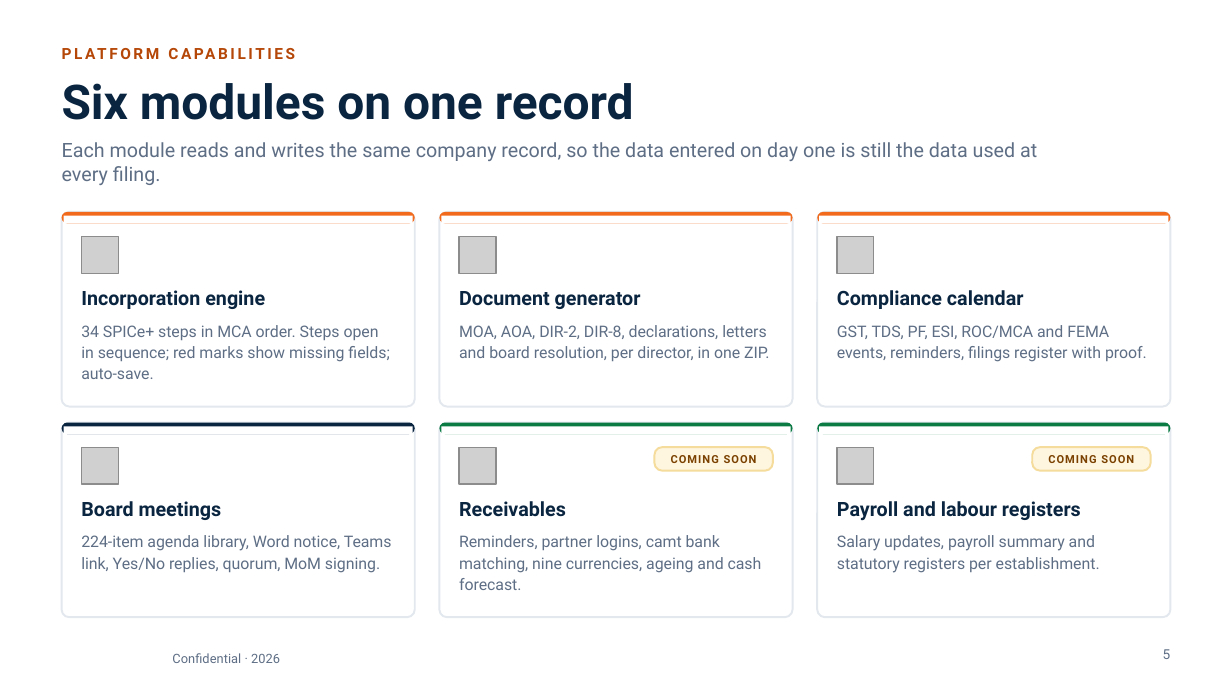
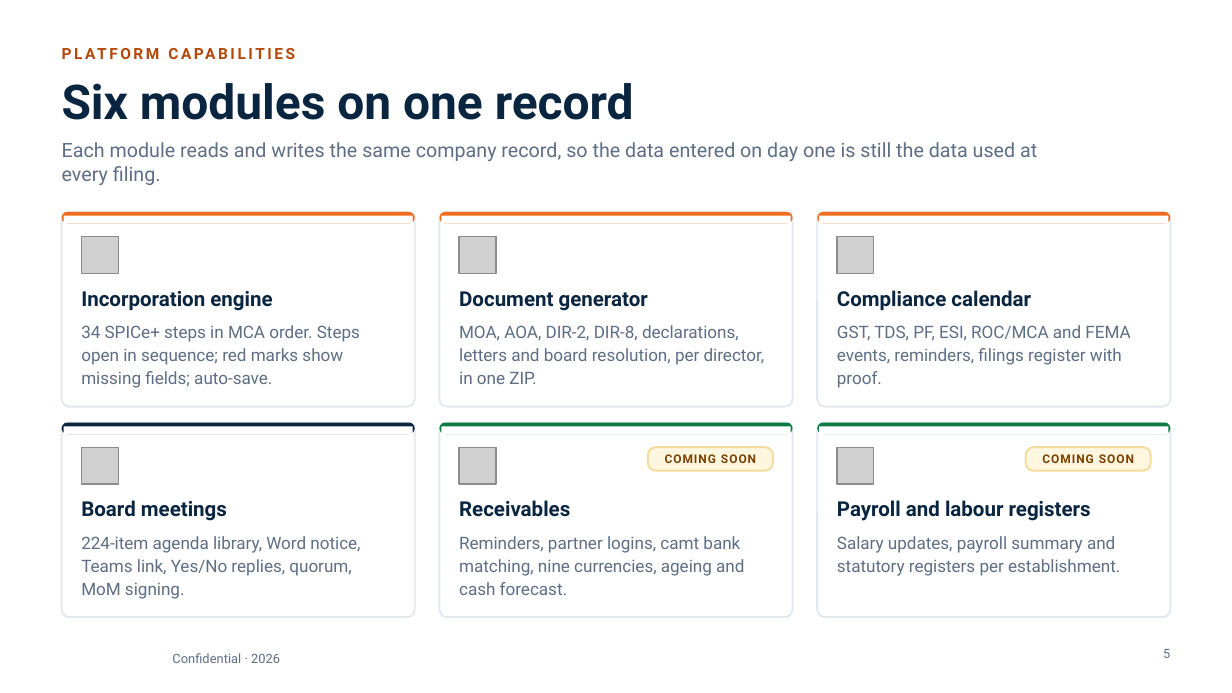
Before and after one commit to abdulfarhath7/vcfo_suite, a slide deck: slide 5 of docs/collateral/vcfo-suite/VCFO_Suite_Corporate_Deck.pptx. Drawn at 1232x693 pixels with LibreOffice and Linux fonts; fonts in the diff are those of the drawing; grey boxes stand for pictures; background and template pictures are left out. Boxes give left, top, right and bottom in pixels: in the first picture for what was removed or moved away, otherwise in the second. Text is boxed around its words. In the diff, an @@ line names an element or a change of style, - is before the commit and + after.

```diff
--- a/docs/collateral/vcfo-suite/VCFO_Suite_Corporate_Deck.pptx
+++ b/docs/collateral/vcfo-suite/VCFO_Suite_Corporate_Deck.pptx
@@ text "COMING SOON" at (665,454,756,463): size 6.5 to 7 pt @@
@@ rounded rectangle: place and size @@
-rounded rectangle at (654,447,772,471)
+rounded rectangle at (648,447,772,471)
@@ text "COMING SOON" at (1042,454,1134,463): size 6.5 to 7 pt @@
@@ rounded rectangle: place and size @@
-rounded rectangle at (1032,447,1151,471)
+rounded rectangle at (1026,447,1151,471)
@@ size 11.5 to 12 pt in 6 elements at (81,291,272,311), (459,291,648,311), (837,290,1031,311), (81,500,227,521), (459,500,570,517), (837,500,1091,521) @@
@@ size 9.3 to 10 pt in 6 elements at (81,325,360,388), (459,325,765,384), (837,325,1130,388), (81,536,360,599), (459,536,744,595), (837,536,1120,576) @@
@@ page number at (1163,649,1170,658): size 8 to 7.5 pt @@
```
Also in this commit, not shown: 13 other slides changed, 10 other files.
